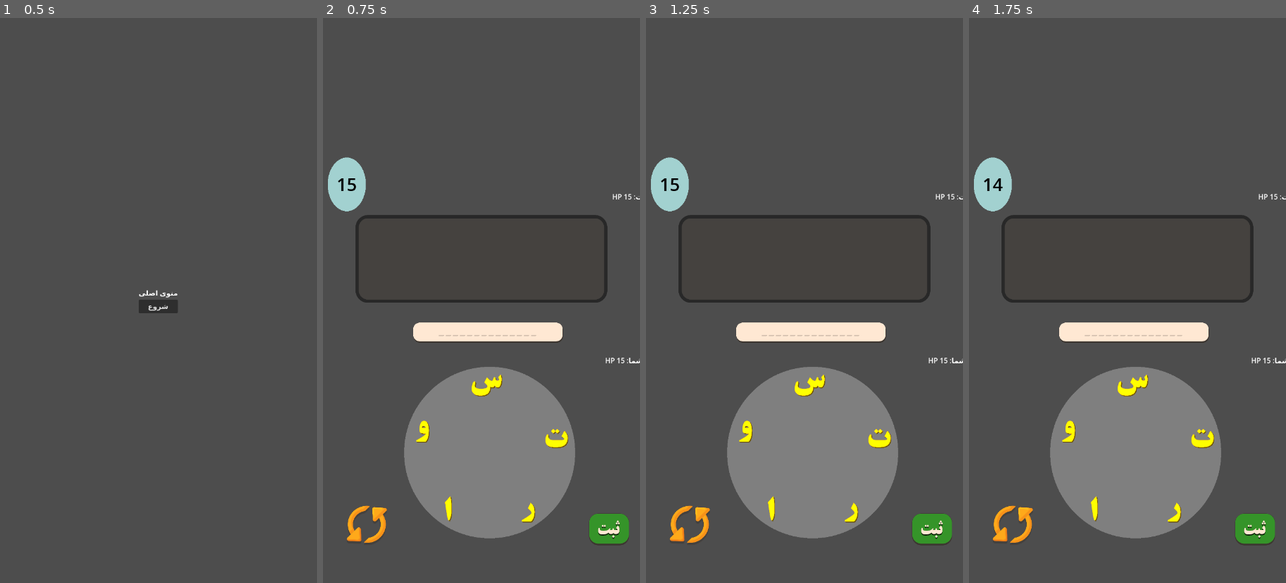
Above: before the commit, frames 1-4 (left to right).
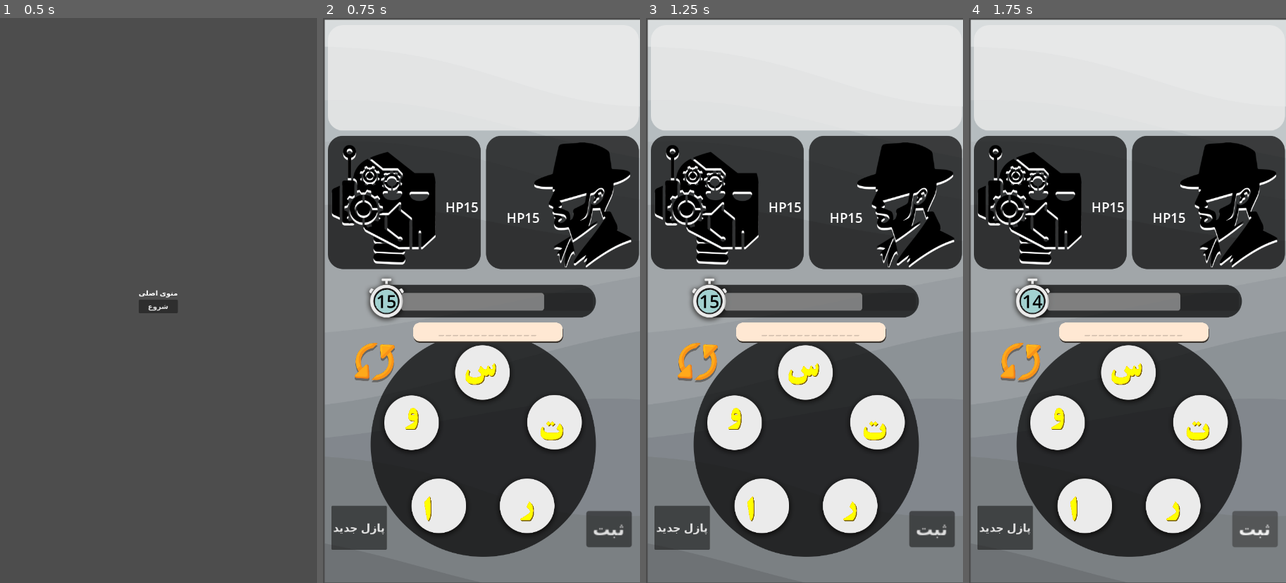
Above: after the commit, the same moments.

Repository: armin70/wordgame
Game: Godot game, scene res://scenes/main_menu.tscn
Same seed, same stepped clock (60 frames per second), same inputs: the game is played once before the commit and once after it.
Inputs (mouse positions are in pixels of both pictures, inside the frame that each line leads up to):
- Up to frame 1 (0.5 s): no input
- Up to frame 2 (0.75 s): click "شروع" at 0.5 s
- Up to frame 3 (1.25 s): no input
- Up to frame 4 (1.75 s): click (1254, 526) at 1.25 s

Frame 1 is identical in both runs. In frame 2, 87% of the frame differs, in the area x 0-100%, y 0-100%; in frame 3, 87%; in frame 4, 87%.

Commit message:
ui change

Diff:
--- a/project.godot
+++ b/project.godot
@@ -16,7 +16,7 @@
 
 config/name="word_game"
 run/main_scene="uid://3j2ln8eiwryi"
-config/features=PackedStringArray("4.5", "Mobile")
+config/features=PackedStringArray("4.6", "Mobile")
 config/icon="res://icon.svg"
 
 [autoload]
--- a/scenes/main.tscn
+++ b/scenes/main.tscn
@@ -1,13 +1,14 @@
-[gd_scene load_steps=23 format=3 uid="uid://di52cp1yfwlvt"]
+[gd_scene format=3 uid="uid://di52cp1yfwlvt"]
 
 [ext_resource type="PackedScene" uid="uid://bvcohcdrbdnpi" path="res://scenes/puzzle.tscn" id="1_0wfyh"]
 [ext_resource type="FontFile" uid="uid://btclmw74tt5gn" path="res://assets/fonts/Vazirmatn-Medium.ttf" id="1_o5qli"]
 [ext_resource type="Script" uid="uid://fwtwrcpkrej7" path="res://scripts/main.gd" id="1_sugp2"]
-[ext_resource type="Texture2D" uid="uid://c1v1rm34b80gw" path="res://extras/کادر کلمات.png" id="3_o6xl0"]
+[ext_resource type="Texture2D" uid="uid://dw51aahm1ld13" path="res://extras/noir theme.png" id="2_tipki"]
 [ext_resource type="Texture2D" uid="uid://c7i38qkod7com" path="res://extras/حدس کلمه کادر.png" id="4_85g3d"]
-[ext_resource type="Texture2D" uid="uid://ce81a8d58bg1d" path="res://extras/submit.png" id="4_tbgi4"]
 [ext_resource type="Texture2D" uid="uid://cml2b4cbk67tv" path="res://extras/change.png" id="5_tefeu"]
 [ext_resource type="Texture2D" uid="uid://cki8lxwt3hai4" path="res://extras/timer.png" id="6_tipki"]
+[ext_resource type="Texture2D" uid="uid://bviw2wg4311pk" path="res://extras/man.png" id="7_85g3d"]
+[ext_resource type="Texture2D" uid="uid://b2gfeh3iamkrs" path="res://extras/robot.png" id="8_choun"]
 
 [sub_resource type="StyleBoxTexture" id="StyleBoxTexture_a8y0u"]
 texture = ExtResource("4_85g3d")
@@ -51,41 +52,37 @@
 [sub_resource type="LabelSettings" id="LabelSettings_sugp2"]
 font = ExtResource("1_o5qli")
 
-[sub_resource type="StyleBoxTexture" id="StyleBoxTexture_tefeu"]
-texture = ExtResource("4_tbgi4")
-
-[sub_resource type="StyleBoxTexture" id="StyleBoxTexture_o6xl0"]
-texture = ExtResource("4_tbgi4")
-
-[sub_resource type="StyleBoxTexture" id="StyleBoxTexture_tipki"]
-texture = ExtResource("4_tbgi4")
-
 [sub_resource type="StyleBoxTexture" id="StyleBoxTexture_eb6dy"]
 texture = ExtResource("6_tipki")
 
+[sub_resource type="StyleBoxTexture" id="StyleBoxTexture_o6xl0"]
+texture = ExtResource("5_tefeu")
+
+[sub_resource type="StyleBoxTexture" id="StyleBoxTexture_tipki"]
+texture = ExtResource("5_tefeu")
+
 [sub_resource type="StyleBoxTexture" id="StyleBoxTexture_85g3d"]
 texture = ExtResource("5_tefeu")
 
-[sub_resource type="StyleBoxTexture" id="StyleBoxTexture_choun"]
-texture = ExtResource("5_tefeu")
-
-[sub_resource type="StyleBoxTexture" id="StyleBoxTexture_ya4ey"]
-texture = ExtResource("5_tefeu")
-
-[node name="main" type="CanvasLayer"]
+[node name="main" type="CanvasLayer" unique_id=358174341]
 script = ExtResource("1_sugp2")
 
-[node name="EndGamePopup" type="AcceptDialog" parent="."]
+[node name="NoirTheme" type="Sprite2D" parent="." unique_id=2033313474]
+position = Vector2(364, 641.5)
+scale = Vector2(0.57971007, 0.5774456)
+texture = ExtResource("2_tipki")
+
+[node name="EndGamePopup" type="AcceptDialog" parent="." unique_id=57263926]
 oversampling_override = 1.0
 dialog_text = "پایان بازی"
 
-[node name="RestartButton" type="Button" parent="EndGamePopup"]
+[node name="RestartButton" type="Button" parent="EndGamePopup" unique_id=591825200]
 offset_left = 8.0
 offset_top = 8.0
 offset_right = 92.0
 offset_bottom = 51.0
 
-[node name="UIRoot" type="Control" parent="."]
+[node name="UIRoot" type="Control" parent="." unique_id=976822243]
 layout_direction = 2
 layout_mode = 3
 anchors_preset = 15
@@ -94,31 +91,29 @@
 grow_horizontal = 2
 grow_vertical = 2
 
-[node name="TextureRect" type="TextureRect" parent="UIRoot"]
-layout_mode = 0
-offset_left = 10.0
-offset_top = 446.0
-offset_right = 710.0
-offset_bottom = 646.0
-texture = ExtResource("3_o6xl0")
-expand_mode = 2
-stretch_mode = 5
-
-[node name="FoundWords" type="HFlowContainer" parent="UIRoot"]
+[node name="TimerBar" type="ProgressBar" parent="UIRoot" unique_id=1584256580]
+layout_mode = 0
+offset_left = 178.0
+offset_top = 623.0
+offset_right = 613.0
+offset_bottom = 663.0
+show_percentage = false
+
+[node name="FoundWords" type="HFlowContainer" parent="UIRoot" unique_id=861440977]
 layout_direction = 3
 layout_mode = 1
 anchors_preset = -1
-anchor_left = 0.148
-anchor_top = 0.361
-anchor_right = 0.872
-anchor_bottom = 0.372
+anchor_left = 0.15238911
+anchor_top = 0.03359375
+anchor_right = 0.8763891
+anchor_bottom = 0.044593763
 offset_left = -0.00018310547
 offset_right = -0.00012207031
 offset_bottom = 150.0
 grow_horizontal = 2
 metadata/_edit_use_anchors_ = true
 
-[node name="CurrentWordLabel" type="Label" parent="UIRoot"]
+[node name="CurrentWordLabel" type="Label" parent="UIRoot" unique_id=1393731151]
 layout_mode = 1
 anchors_preset = -1
 anchor_left = -0.94722223
@@ -137,7 +132,7 @@
 vertical_alignment = 1
 metadata/_edit_use_anchors_ = true
 
-[node name="FeedbackLabel" type="Label" parent="UIRoot"]
+[node name="FeedbackLabel" type="Label" parent="UIRoot" unique_id=1996959036]
 layout_mode = 1
 anchors_preset = -1
 anchor_left = -1.2666667
@@ -151,7 +146,7 @@
 theme_override_styles/normal = SubResource("StyleBoxTexture_jkv2x")
 metadata/_edit_use_anchors_ = true
 
-[node name="BotStatusLabel" type="Label" parent="UIRoot"]
+[node name="BotStatusLabel" type="Label" parent="UIRoot" unique_id=420763812]
 visible = false
 layout_mode = 1
 anchors_preset = -1
@@ -166,7 +161,7 @@
 theme_override_styles/normal = SubResource("StyleBoxTexture_muem4")
 metadata/_edit_use_anchors_ = true
 
-[node name="BotScoreLabel" type="Label" parent="UIRoot"]
+[node name="BotScoreLabel" type="Label" parent="UIRoot" unique_id=830087735]
 visible = false
 layout_mode = 1
 anchors_preset = -1
@@ -182,7 +177,7 @@
 text = "bot : 0"
 metadata/_edit_use_anchors_ = true
 
-[node name="ScoreLabel" type="Label" parent="UIRoot"]
+[node name="ScoreLabel" type="Label" parent="UIRoot" unique_id=696531153]
 visible = false
 layout_direction = 3
 layout_mode = 1
@@ -204,7 +199,7 @@
 label_settings = SubResource("LabelSettings_sugp2")
 metadata/_edit_use_anchors_ = true
 
-[node name="SubmitButton" type="Button" parent="UIRoot"]
+[node name="SubmitButton" type="Button" parent="UIRoot" unique_id=1489685697]
 layout_mode = 1
 anchors_preset = -1
 anchor_left = 0.029166667
@@ -217,21 +212,17 @@
 offset_bottom = 1776.0
 scale = Vector2(1.9501774, 1.9501774)
 focus_mode = 0
-theme_override_font_sizes/font_size = 30
-theme_override_styles/normal = SubResource("StyleBoxTexture_tefeu")
-theme_override_styles/pressed = SubResource("StyleBoxTexture_o6xl0")
-theme_override_styles/hover = SubResource("StyleBoxTexture_tipki")
+theme_override_font_sizes/font_size = 20
 action_mode = 0
-text = "
-"
-metadata/_edit_use_anchors_ = true
-
-[node name="TimerLabel" type="Label" parent="UIRoot"]
-layout_mode = 0
-offset_left = 4.0
-offset_top = 307.0
-offset_right = 104.0
-offset_bottom = 447.0
+text = "ثبت"
+metadata/_edit_use_anchors_ = true
+
+[node name="TimerLabel" type="Label" parent="UIRoot" unique_id=1530487632]
+layout_mode = 0
+offset_left = 114.0
+offset_top = 612.0
+offset_right = 174.0
+offset_bottom = 672.0
 theme_override_colors/font_color = Color(0, 0, 0, 1)
 theme_override_colors/font_outline_color = Color(1, 1, 1, 1)
 theme_override_font_sizes/font_size = 40
@@ -240,38 +231,59 @@
 horizontal_alignment = 1
 vertical_alignment = 1
 
-[node name="ResetPuzzle" type="Button" parent="UIRoot"]
-layout_mode = 0
-offset_left = 50.0
-offset_top = 1099.0
-offset_right = 150.0
-offset_bottom = 1199.0
+[node name="ResetPuzzle" type="Button" parent="UIRoot" unique_id=787925822]
+layout_mode = 0
+offset_left = 19.0
+offset_top = 1105.0
+offset_right = 124.0
+offset_bottom = 1205.0
 theme_override_font_sizes/font_size = 25
-theme_override_styles/normal = SubResource("StyleBoxTexture_85g3d")
-theme_override_styles/pressed = SubResource("StyleBoxTexture_choun")
-theme_override_styles/hover = SubResource("StyleBoxTexture_ya4ey")
 action_mode = 0
-
-[node name="PlayerHP" type="Label" parent="UIRoot"]
-layout_mode = 0
-offset_left = 641.0
-offset_top = 764.0
-offset_right = 681.0
-offset_bottom = 787.0
-
-[node name="BotHP" type="Label" parent="UIRoot"]
-layout_mode = 0
-offset_left = 657.0
-offset_top = 393.0
-offset_right = 697.0
-offset_bottom = 416.0
-
-[node name="Puzzle" parent="." instance=ExtResource("1_0wfyh")]
+text = "پازل جدید"
+
+[node name="PlayerHP" type="Label" parent="UIRoot" unique_id=1101268087]
+layout_mode = 0
+offset_left = 417.0
+offset_top = 431.0
+offset_right = 457.0
+offset_bottom = 454.0
+theme_override_font_sizes/font_size = 30
+
+[node name="BotHP" type="Label" parent="UIRoot" unique_id=939254454]
+layout_mode = 0
+offset_left = 278.0
+offset_top = 407.0
+offset_right = 318.0
+offset_bottom = 430.0
+theme_override_font_sizes/font_size = 30
+
+[node name="shuffle" type="Button" parent="UIRoot" unique_id=1664421677]
+layout_mode = 0
+offset_left = 68.0
+offset_top = 730.0
+offset_right = 168.0
+offset_bottom = 830.0
+theme_override_styles/normal = SubResource("StyleBoxTexture_o6xl0")
+theme_override_styles/pressed = SubResource("StyleBoxTexture_tipki")
+theme_override_styles/hover = SubResource("StyleBoxTexture_85g3d")
+
+[node name="Man" type="Sprite2D" parent="UIRoot" unique_id=1241200565]
+position = Vector2(590, 423)
+scale = Vector2(0.75, 0.75)
+texture = ExtResource("7_85g3d")
+
+[node name="Robot" type="Sprite2D" parent="UIRoot" unique_id=550218442]
+position = Vector2(138, 422.00003)
+scale = Vector2(0.75, 0.75)
+texture = ExtResource("8_choun")
+
+[node name="Puzzle" parent="." unique_id=930254452 instance=ExtResource("1_0wfyh")]
 layout_direction = 3
-offset_left = -55.0
-offset_top = 25.0
-offset_right = -55.0
-offset_bottom = 25.0
+offset_left = -37.0
+offset_top = 40.0
+offset_right = -37.0
+offset_bottom = 40.0
 
 [connection signal="pressed" from="UIRoot/SubmitButton" to="Puzzle" method="_on_submit_button_pressed"]
 [connection signal="pressed" from="UIRoot/ResetPuzzle" to="Puzzle" method="_on_reset_puzzle_pressed"]
+[connection signal="pressed" from="UIRoot/shuffle" to="Puzzle" method="_on_shuffle_pressed"]
--- a/scenes/puzzle.tscn
+++ b/scenes/puzzle.tscn
@@ -1,16 +1,15 @@
-[gd_scene load_steps=5 format=3 uid="uid://bvcohcdrbdnpi"]
+[gd_scene format=3 uid="uid://bvcohcdrbdnpi"]
 
 [ext_resource type="Script" uid="uid://x7mfbnrnfbym" path="res://scripts/puzzle.gd" id="1_64ty3"]
-[ext_resource type="Texture2D" uid="uid://dy4uoe75gpfd5" path="res://extras/sini.png" id="2_3asjn"]
 [ext_resource type="Texture2D" uid="uid://d8q6fx2u158i" path="res://assets/alphabet/الف.png" id="3_5ifmx"]
 [ext_resource type="Texture2D" uid="uid://xbwbpe7sb8uu" path="res://assets/alphabet/ر.png" id="4_3asjn"]
 
-[node name="Puzzle" type="Control"]
+[node name="Puzzle" type="Control" unique_id=1020299485]
 layout_mode = 3
 anchors_preset = 0
 script = ExtResource("1_64ty3")
 
-[node name="LettersContainer" type="Control" parent="."]
+[node name="LettersContainer" type="Control" parent="." unique_id=1901702592]
 layout_mode = 1
 anchors_preset = 15
 anchor_right = 1.0
@@ -22,71 +21,62 @@
 grow_horizontal = 2
 grow_vertical = 2
 
-[node name="TrayBackground" type="TextureRect" parent="LettersContainer"]
+[node name="Letter1" type="TextureButton" parent="LettersContainer" unique_id=1746381928]
 layout_mode = 0
-offset_left = 147.0
-offset_top = 313.0
-offset_right = 594.0
-offset_bottom = 760.0
-texture = ExtResource("2_3asjn")
-expand_mode = 2
-
-[node name="Letter1" type="TextureButton" parent="LettersContainer"]
-layout_mode = 0
-offset_left = 290.99994
-offset_top = 343.0
-offset_right = 428.99994
-offset_bottom = 453.0
+offset_left = 287.0
+offset_top = 302.0
+offset_right = 425.0
+offset_bottom = 412.0
 scale = Vector2(0.74469316, 0.74469316)
 texture_normal = ExtResource("3_5ifmx")
 ignore_texture_size = true
 stretch_mode = 5
 
-[node name="Letter2" type="TextureButton" parent="LettersContainer"]
+[node name="Letter2" type="TextureButton" parent="LettersContainer" unique_id=1274222610]
 layout_mode = 0
-offset_left = 131.99997
-offset_top = 463.0
-offset_right = 269.99997
-offset_bottom = 573.0
+offset_left = 124.99997
+offset_top = 431.0
+offset_right = 262.99997
+offset_bottom = 541.0
 scale = Vector2(0.74469316, 0.74469316)
 texture_normal = ExtResource("3_5ifmx")
 ignore_texture_size = true
 stretch_mode = 5
 
-[node name="Letter3" type="TextureButton" parent="LettersContainer"]
+[node name="Letter3" type="TextureButton" parent="LettersContainer" unique_id=82259206]
 layout_mode = 0
-offset_left = 193.99997
-offset_top = 622.0
-offset_right = 331.99997
-offset_bottom = 732.0
+offset_left = 178.99997
+offset_top = 604.0
+offset_right = 316.99997
+offset_bottom = 714.0
 scale = Vector2(0.74469316, 0.74469316)
 texture_normal = ExtResource("3_5ifmx")
 ignore_texture_size = true
 stretch_mode = 5
 
-[node name="Letter4" type="TextureButton" parent="LettersContainer"]
+[node name="Letter4" type="TextureButton" parent="LettersContainer" unique_id=1983004137]
 layout_mode = 0
-offset_left = 378.0
-offset_top = 622.0
-offset_right = 516.0
-offset_bottom = 732.0
+offset_left = 407.0
+offset_top = 607.0
+offset_right = 545.0
+offset_bottom = 717.0
 scale = Vector2(0.74469316, 0.74469316)
 texture_normal = ExtResource("3_5ifmx")
 ignore_texture_size = true
 stretch_mode = 5
 
-[node name="Letter5" type="TextureButton" parent="LettersContainer"]
+[node name="Letter5" type="TextureButton" parent="LettersContainer" unique_id=1294373488]
 layout_mode = 0
-offset_left = 433.0
-offset_top = 444.0
-offset_right = 571.0
-offset_bottom = 554.0
+offset_left = 440.0
+offset_top = 400.0
+offset_right = 578.0
+offset_bottom = 510.0
 scale = Vector2(0.74469316, 0.74469316)
 texture_normal = ExtResource("4_3asjn")
 ignore_texture_size = true
 stretch_mode = 5
 
-[node name="DragLine" type="Line2D" parent="."]
+[node name="DragLine" type="Line2D" parent="." unique_id=158662237]
 z_index = 100
 joint_mode = 2
 begin_cap_mode = 2
--- a/scripts/main.gd
+++ b/scripts/main.gd
@@ -6,6 +6,8 @@
 var turn_active = false # کنترل حرکت تایمر
 
 func _ready():
+	$UIRoot/TimerBar.max_value = time_left
+	$UIRoot/TimerBar.value = time_left
 	$UIRoot/SubmitButton.pressed.connect(_on_submit_pressed)
 	$EndGamePopup/RestartButton.pressed.connect(_on_restart_pressed)
 
@@ -13,16 +15,15 @@
 	if game_finished or not turn_active:
 		return
 
-	# تایمر فقط زمانی کم می‌شود که نوبت فعالِ بازیکن باشد
-	if $Puzzle.current_turn == "player":
-		time_left -= delta
-		$UIRoot/TimerLabel.text =  str(int(ceil(time_left)))
+	time_left -= delta
 
-		if time_left <= 0:
-			turn_active = false # توقف تایمر
-			time_left = 0
-			#$UIRoot/TimerLabel.text = "زمان تمام!"
-			$Puzzle.turn_over() # انتقال نوبت به ربات
+	$UIRoot/TimerLabel.text = str(int(ceil(time_left)))
+	$UIRoot/TimerBar.value = time_left
+
+	if time_left <= 0:
+		turn_active = false
+		time_left = 0
+		$Puzzle.turn_over()
 
 func reset_timer():
 	print("Timer Reset")
--- a/scripts/puzzle.gd
+++ b/scripts/puzzle.gd
@@ -148,23 +148,27 @@
 func apply_word_effect(word: String, owner: String):
 	var l = word.length()
 
-	# اگر 4 حرفی بود → heal برای خود بازیکن
 	if l == 4:
 		if owner == "player":
 			player_hp = min(max_hp, player_hp + 4)
+			update_hp_ui()
+			flash_hp(player_hp_label, Color(0.2, 1, 0.2)) # سبز
 		else:
 			bot_hp = min(max_hp, bot_hp + 4)
-
-	# بقیه حالت‌ها → damage به حریف
+			update_hp_ui()
+			flash_hp(bot_hp_label, Color(0.2, 1, 0.2))
+
 	else:
 		if owner == "player":
 			bot_hp -= l
+			update_hp_ui()
+			flash_hp(bot_hp_label, Color(1, 0.2, 0.2)) # قرمز
 		else:
 			player_hp -= l
-
-	update_hp_ui()
+			update_hp_ui()
+			flash_hp(player_hp_label, Color(1, 0.2, 0.2))
+
 	check_game_over()
-
 func check_game_over():
 	if player_hp <= 0:
 		game_finished = true
@@ -176,8 +180,8 @@
 		set_buttons_enabled(false)
 		feedback_label.text = "🏆 بردی!"
 func update_hp_ui():
-	player_hp_label.text = "HP شما: " + str(player_hp)
-	bot_hp_label.text = "HP ربات: " + str(bot_hp)
+	player_hp_label.text = "HP" + str(player_hp)
+	bot_hp_label.text = "HP" + str(bot_hp)
 func _start_player_turn():
 	if game_finished: return
 
@@ -563,3 +567,25 @@
 
 func _on_reset_puzzle_pressed() -> void:
 	_reset_puzzle()
+
+
+func _on_shuffle_pressed() -> void:
+	letters.shuffle()
+
+	for btn in letter_buttons:
+		btn.modulate.a = 0.3
+
+	await get_tree().create_timer(0.1).timeout
+
+	_generate_letter_buttons()
+
+	for btn in letter_buttons:
+		btn.modulate.a = 1.0
+
+func flash_hp(label: Label, color: Color) -> void:
+	var original = label.modulate
+	label.modulate = color
+
+	await get_tree().create_timer(1).timeout
+
+	label.modulate = original
Binary file added: extras/man.png
Not shown, added: extras/man.png.import
Binary file added: extras/noir theme.png
Not shown, added: extras/noir theme.png.import
Binary file added: extras/robot.png
Not shown, added: extras/robot.png.import
